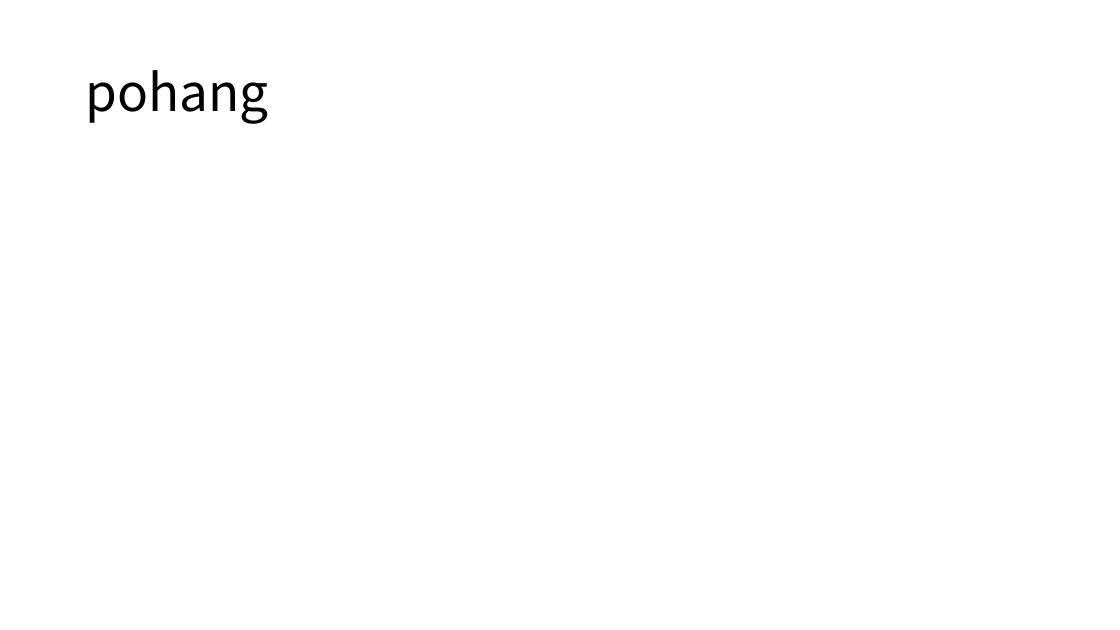
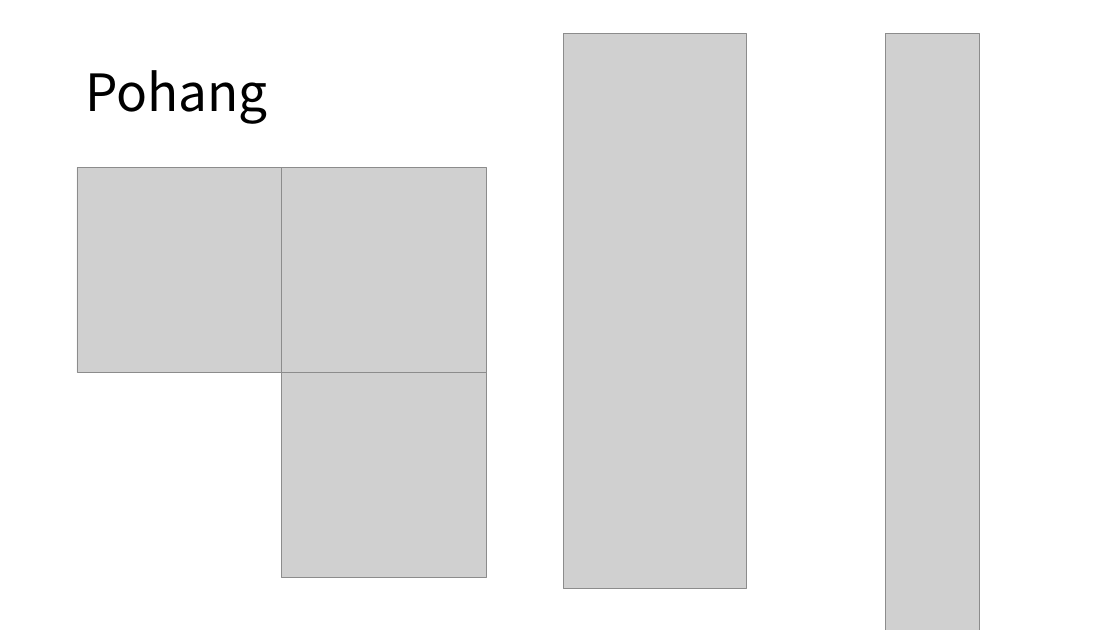
Before and after one commit to benibecan/---, a slide deck: slide 8 of 발표자료.pptx (slide 5 before the commit). Drawn at 1120x630 pixels with LibreOffice and Linux fonts; fonts in the diff are those of the drawing; grey boxes stand for pictures. Boxes give left, top, right and bottom in pixels: in the first picture for what was removed or moved away, otherwise in the second. Text is boxed around its words. In the diff, an @@ line names an element or a change of style, - is before the commit and + after.

```diff
--- a/발표자료.pptx
+++ b/발표자료.pptx
@@ picture added at box(563, 34, 746, 589) @@
@@ picture added at box(886, 34, 981, 630) @@
@@ title at box(85, 70, 268, 124): text changed @@
-pohang
+Pohang
@@ picture added at box(77, 168, 282, 373) @@
@@ picture added at box(281, 168, 486, 373) @@
@@ picture added at box(281, 372, 486, 577) @@
```
Also in this commit, not shown: 3 other slides changed, 4 slides added, 8 other files.
